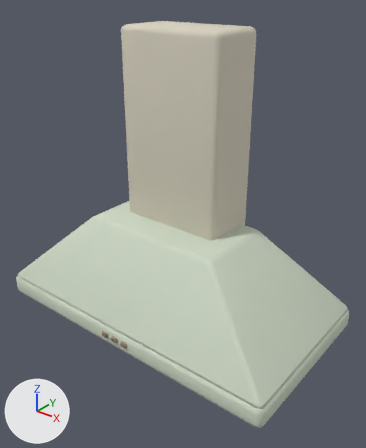
What one commit did to the glTF model public/models/furniture/chimney-hood.glb.
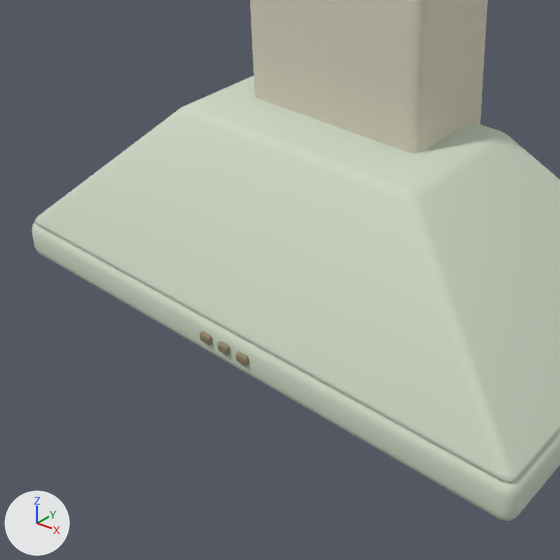
Each version is shown whole from a 50 mm camera at (0.82, -0.978, 0.904) aimed at (0.051, -0.017, 0.308), then close up on the part from 0% to 78% of the width and 36% to 100% of the height. The axes (+X, +Y, +Z) are drawn at lower left. The lights are the same throughout. The older version's two pictures come first. Vertices at exactly the same position are counted once.

The older version as bpy lines, for what is in view:
```python
me_cube_830 = bpy.data.meshes.new('Cube.830')
me_cube_830.from_pydata(...)  # 1880 vertices, 3680 faces; spans x -0.45..0.45, y -0.25..0.25, z 0.0..0.8
# faces by material slot: [296, 188, 376, 1880, 376, 564]
me_cube_830.materials.append(mat_variant_surface_001)  # light grey #ced8c5
me_cube_830.materials.append(mat_cabinet_body)  # pale yellow #d8d3c0
me_cube_830.materials.append(mat_brushed_steel)  # grey #b8bcb8
me_cube_830.materials.append(mat_recesses)  # dark grey #454d4b
me_cube_830.materials.append(mat_warm_diffuser)  # beige #f9e7bf
me_cube_830.materials.append(mat_pulls_and_controls)  # brown #97896f
ob_chimney_hood = bpy.data.objects.new('chimney-hood', me_cube_830)
ob_chimney_hood.location = (0.0, 0.0, 0.0)
```
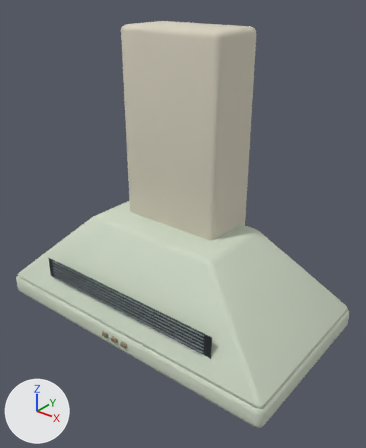
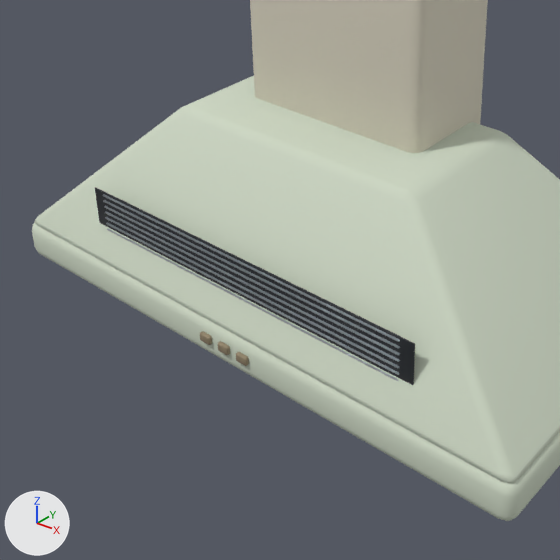
Edits to the bpy script that builds the scene:
```text
Add mat_black_enamel:
    mat_black_enamel = principled_material('black-enamel')
    mat_black_enamel.base_color = (0.015, 0.019, 0.024)  # black #21262b
    mat_black_enamel.roughness = 0.38
Add mat_display_markings:
    mat_display_markings = principled_material('display-markings')
    mat_display_markings.base_color = (0.58, 0.75, 0.79)  # pale blue #c8e1e6
    mat_display_markings.roughness = 0.45
Add mat_brushed_stainless_steel:
    mat_brushed_stainless_steel = principled_material('brushed-stainless-steel')
    mat_brushed_stainless_steel.base_color = (0.43, 0.48, 0.52)  # light grey #afb8bf
    mat_brushed_stainless_steel.metallic = 0.78
    mat_brushed_stainless_steel.roughness = 0.32
Change me_cube_830:
    used by ob_chimney_hood; location = (0.0, 0.0, 0.0)
    remove me_cube_830.from_pydata(...)  # 1880 vertices, 3680 faces; spans x -0.45..0.45, y -0.25..0.25, z 0.0..0.8
    add me_cube_830.from_pydata(...)  # 2776 vertices, 5432 faces; spans x -0.45..0.45, y -0.25..0.25, z 0.0..0.8
    me_cube_830 part 1: a new loose piece of 96 vertices spanning x -0.292..0.292, y -0.216..-0.214, z 0.102..0.17, in mat_black_enamel (black #21262b)
    me_cube_830 part 2: a new loose piece of 96 vertices spanning x -0.272..0.272, y -0.218..-0.215, z 0.106..0.108, in mat_brushed_stainless_steel (light grey #afb8bf)
    me_cube_830 part 3: a new loose piece of 96 vertices spanning x -0.272..0.272, y -0.218..-0.215, z 0.115..0.118, in mat_brushed_stainless_steel (light grey #afb8bf)
    me_cube_830 part 4: a new loose piece of 96 vertices spanning x -0.272..0.272, y -0.218..-0.215, z 0.125..0.127, in mat_brushed_stainless_steel (light grey #afb8bf)
    me_cube_830 part 5: a new loose piece of 96 vertices spanning x -0.272..0.272, y -0.218..-0.215, z 0.135..0.137, in mat_brushed_stainless_steel (light grey #afb8bf)
    me_cube_830 part 6: a new loose piece of 96 vertices spanning x -0.272..0.272, y -0.218..-0.215, z 0.145..0.147, in mat_brushed_stainless_steel (light grey #afb8bf)
    me_cube_830 part 7: a new loose piece of 96 vertices spanning x -0.272..0.272, y -0.218..-0.215, z 0.154..0.157, in mat_brushed_stainless_steel (light grey #afb8bf)
    me_cube_830 part 8: a new loose piece of 96 vertices spanning x -0.272..0.272, y -0.218..-0.215, z 0.164..0.166, in mat_brushed_stainless_steel (light grey #afb8bf)
    other edits to the shape of me_cube_830 do not show in these pictures
    add me_cube_830.materials.append(mat_black_enamel)  # black #21262b
    add me_cube_830.materials.append(mat_brushed_stainless_steel)  # light grey #afb8bf
    add me_cube_830.materials.append(mat_display_markings)  # pale blue #c8e1e6
```

Boxes (x1, y1, x2, y2) around the edits, measured in the close-ups (560 x 560 px):
part 1 of me_cube_830, added: after (95, 187, 415, 385)
part 2 of me_cube_830, added: after (107, 228, 399, 381)
part 3 of me_cube_830, added: after (106, 222, 399, 375)
part 4 of me_cube_830, added: after (105, 217, 399, 368)
part 5 of me_cube_830, added: after (105, 211, 400, 362)
part 6 of me_cube_830, added: after (104, 206, 400, 355)
part 7 of me_cube_830, added: after (103, 200, 400, 349)
part 8 of me_cube_830, added: after (103, 194, 400, 342)
